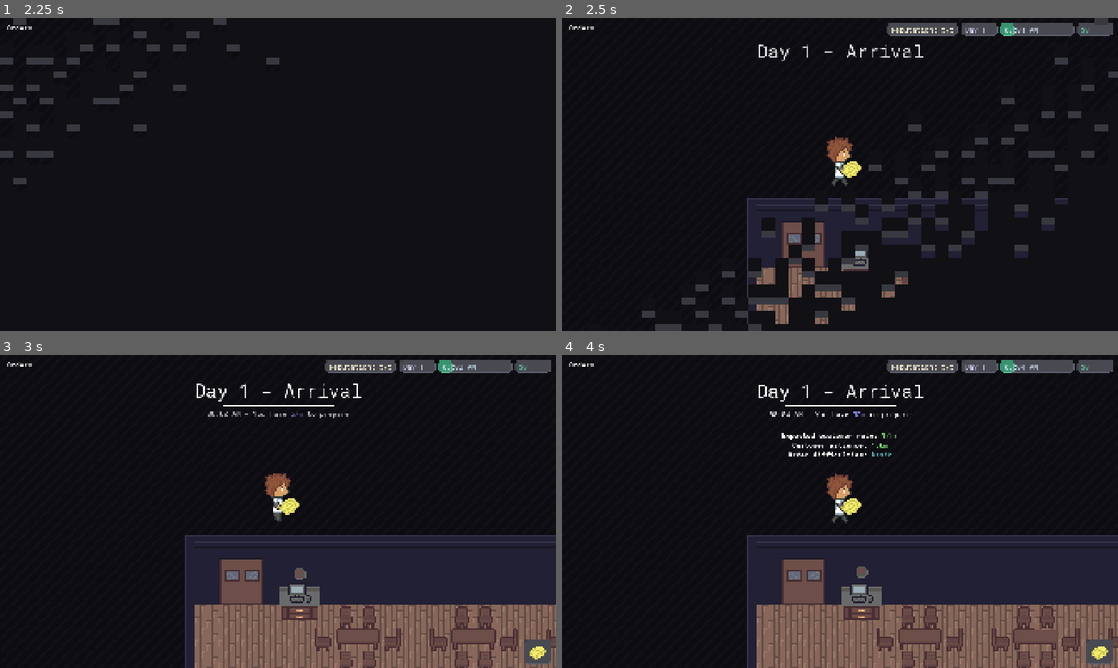
Above: before the commit, frames 1-4 (two rows, left to right).
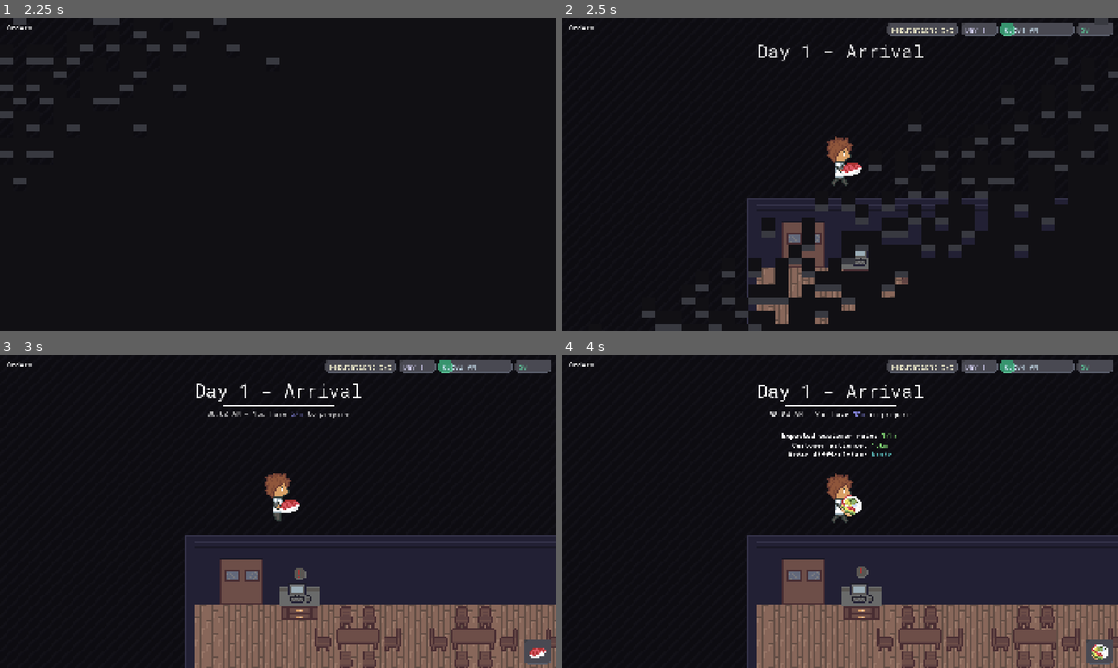
Above: after the commit, the same moments.

Repository: Glitch752/SushiFactory
Game: Godot game, scene res://Menu.tscn
The game is run twice, just before and just after one commit, with the same random seed, the same clock (stepped at 60 frames per second) and the same inputs.
Inputs (mouse positions are in pixels of both pictures, inside the frame that each line leads up to):
- Up to frame 1 (2.25 s): click "Play" at 0.5 s; click "Play" at 1.25 s; tap Enter at 2 s; move the mouse to (400, 158) at 2.02 s; hold D (move_right) from 2.03 s (still down); tap 4 at 2.1 s; click (400, 158) at 2.17 s
- Up to frame 2 (2.5 s): keep holding D (move_right)
- Up to frame 3 (3 s): release D (move_right) at 2.75 s; drag from (166, 527) to (294, 511) at 2.77 s
- Up to frame 4 (4 s): tap Space at 3.5 s; move the mouse to (895, 442) at 3.52 s; hold D (move_right) from 3.53 s (still down); hold Q (secondary_interact) from 3.53 s (still down); click (895, 442) at 3.67 s; tap 4 at 3.8 s

Frame 1 is identical in both runs. In frame 2, 0.1% of the frame differs, in the area x 50-54%, y 45-52%; in frame 3, 0.2%; in frame 4, 0.3%, in the area x 50-99%, y 44-98%.

Commit message:
Add item cycle for debugging and really nice-looking dark borders for items on plates

Diff:
--- a/scripts/player_inventory_singleton.gd
+++ b/scripts/player_inventory_singleton.gd
@@ -92,9 +92,22 @@
         KEY_1: "plate",
         KEY_2: "cooked_rice",
         KEY_3: "sliced_salmon",
-        KEY_4: "tamago",
+        KEY_4: [], # cycle; set below
         KEY_5: ""
     }
+
+    # We just put all of the remaining items in the cycle
+    var ITEM_CYCLE_ITEMS = DataLoader.items.values().map(func(item: ItemData):
+        return item.id
+    )
+    for item in DEBUG_ITEMS.values():
+        if item is String:
+            ITEM_CYCLE_ITEMS.erase(item)
+        elif item is Array:
+            for subitem in item:
+                ITEM_CYCLE_ITEMS.erase(subitem)
+
+    DEBUG_ITEMS[KEY_4] = ITEM_CYCLE_ITEMS
 
     if event is InputEventKey and event.pressed and not event.echo:
         var item = null
@@ -108,8 +121,16 @@
 
                 var data = DataLoader.get_item(item_id)
                 item = create_item(data)
-            elif item_id is Node2D:
-                item = item_id.duplicate()
+            elif item_id is Array: # Cycle through the items
+                if has_item():
+                    var current_id = held_item.data.id
+                    var current_index = item_id.find(current_id)
+                    var next_index = (current_index + 1) % item_id.size()
+                    var data = DataLoader.get_item(item_id[next_index])
+                    item = create_item(data)
+                else:
+                    var data = DataLoader.get_item(item_id[0])
+                    item = create_item(data)
 
         if item != null:
             if has_item():
--- a/ui/DayNotificationUI.tscn
+++ b/ui/DayNotificationUI.tscn
@@ -17,6 +17,7 @@
 anchor_bottom = 1.0
 grow_horizontal = 2
 grow_vertical = 2
+mouse_filter = 2
 theme = ExtResource("1_noo20")
 script = ExtResource("2_5jtyj")
 
--- a/world/items/plate.gd
+++ b/world/items/plate.gd
@@ -34,7 +34,39 @@
     var tex = item.item_sprite.get_image()
     @warning_ignore("integer_division")
     tex.resize(tex.get_width() / 2, tex.get_height() / 2, Image.INTERPOLATE_NEAREST)
-    item_sprite.texture = ImageTexture.create_from_image(tex)
+
+    # Add an outline of dark pixels to the texture
+    # This makes white items like rice visible on the white plates. I'm not a huge fan,
+    # but it's the best solution I could come up with.
+
+    var outline_tex = Image.create(tex.get_width() + 2, tex.get_height() + 2, false, Image.FORMAT_RGBA8)
+    outline_tex.blit_rect(tex, Rect2(0, 0, tex.get_width(), tex.get_height()), Vector2(1, 1))
+
+    var outline_neighbors = [
+        # We only use the cardinal direction neighbors for outlines
+        Vector2(0, 1),
+        Vector2(1, 0),
+        # For a shadow effect instead, the first two can be commented. It doesn't look great, though.
+        Vector2(0, -1),
+        Vector2(-1, 0),
+    ]
+    for x in range(outline_tex.get_width()):
+        for y in range(outline_tex.get_height()):
+            var pixel = outline_tex.get_pixel(x, y)
+            if pixel.a == 0.0:
+                # Transparent pixel, check neighbors
+                for offset in outline_neighbors:
+                    var nx = x + int(offset.x) - 1
+                    var ny = y + int(offset.y) - 1
+                    if nx >= 0 and nx < tex.get_width() and ny >= 0 and ny < tex.get_height():
+                        var neighbor_pixel = tex.get_pixel(nx, ny)
+                        if neighbor_pixel.a > 0.0:
+                            # Neighbor is not transparent, set this pixel to a dark color
+                            outline_tex.set_pixel(x, y, Color(neighbor_pixel.r * 0.5, neighbor_pixel.g * 0.5, neighbor_pixel.b * 0.5, 1))
+                            break
+                # <---------^^^^^ break to here (I'm in an ascii art mood :D)
+
+    item_sprite.texture = ImageTexture.create_from_image(outline_tex)
 
     item_sprite.position = Vector2(rng.randi_range(-3, 3), rng.randi_range(-3, 1))
 
Binary file changed: art/machines.aseprite
Binary file changed: art/objects.aseprite
Binary file changed: images/objects.png
Not shown, changed: images/objects.png.import
